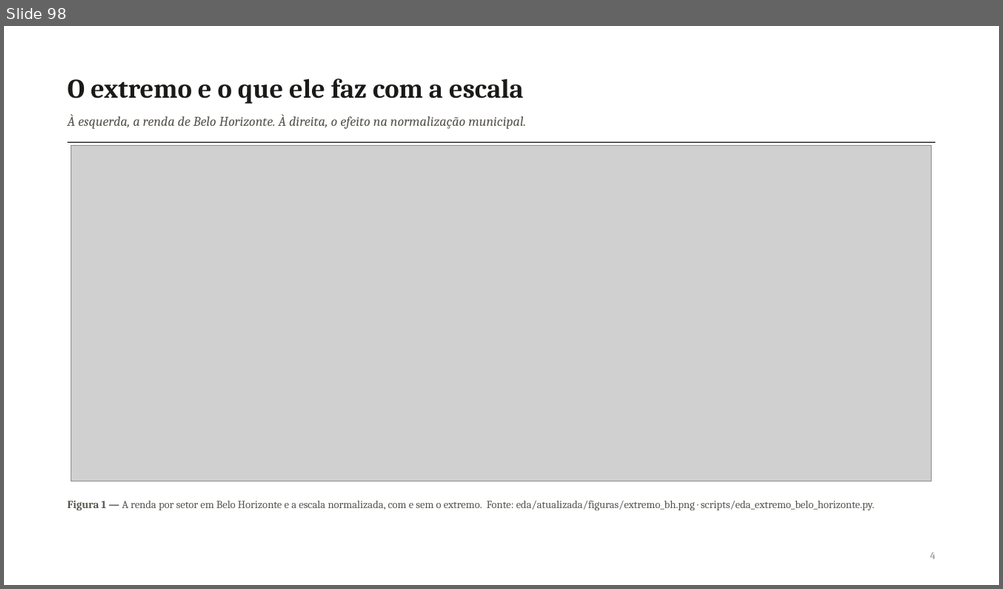
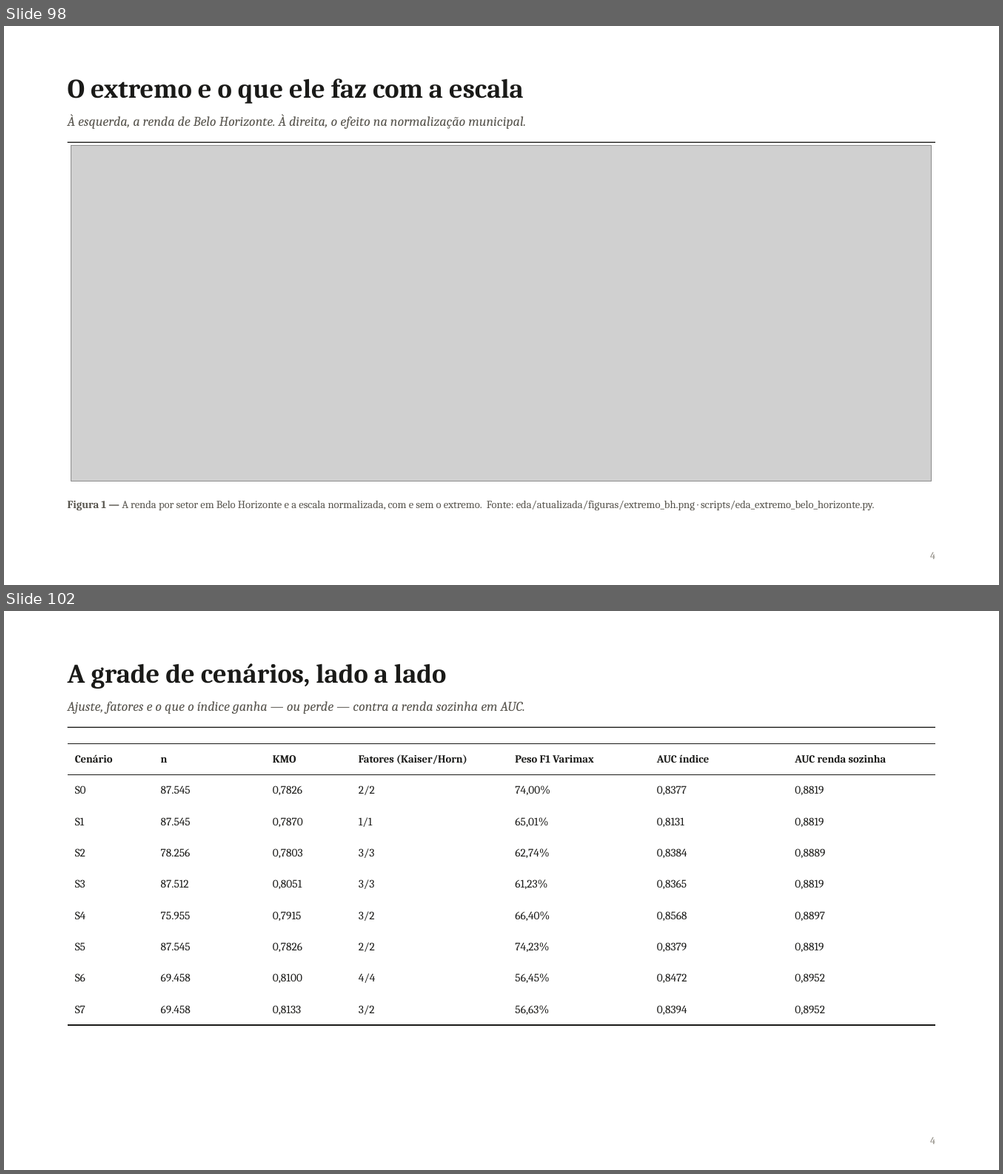
Before and after one commit to pedrinndias/Projeto_IVS_Censo, a slide deck: docs/Apresentacoes_IVS/Analise_Fatorial_NB04_2026-09.pptx. Shown one above the other, each under a label of ours: slide 98 before the commit, slides 98 and 102 after it; the slides between them are not shown. The pictures are 1003x589 and 1003x1174 pixels, drawn with LibreOffice and Linux fonts; fonts in the diff are those of the drawing; grey boxes stand for pictures. Boxes give left, top, right and bottom in pixels: in the first picture for what was removed or moved away, otherwise in the second. Text is boxed around its words. In the diff, an @@ line names an element or a change of style, - is before the commit and + after.

Commit message:
feat(apresentacao): anexa o bloco de slides da fatorial ampliada (4.2.2)
scripts/gerar_slides_fatorial_ampliada.js (novo, no padrão de
gerar_slides_extremo_bh.js/deck_comum.js): 8 slides -- divisoria; as onze
demandas e onde cada resposta esta; a matriz de Spearman ampliada
(figura); a grade de cenarios S0-S7 (n, KMO, Kaiser/Horn, peso Varimax
F1, AUC indice x renda sozinha); o plano fatorial de S6 em tres rotacoes
(figura, conferida rotulo a rotulo antes de usar); o lixo (fator proprio
por cenario e sensibilidade a excluir 1 municipio); a estrutura municipal
(postos dentro do municipio, indice supera a renda sozinha em 2 de 3
cenarios); o que fica para a orientadora decidir. Todo numero sai dos
CSVs de banco_de_dados/eda/fatorial_ampliada/ -- nenhum digitado.

Anexado ao deck real com scripts/juntar_decks.py, a partir da copia do
HEAD anterior (nunca do deck ja anexado): 98 -> 106 slides, 106 notas,
21 EXPLICAR intactas. Validador OOXML da skill pptx contra o HEAD
anterior: as mesmas 3 violacoes de ID (masters duplicados) que ja
existiam antes, zero erros novos. Os 8 slides novos renderizados um a
um (LibreOffice -> PDF -> PNG, via pypdf) e conferidos contra colisao de
texto e tabela fora da margem -- um bug pego nessa conferencia (aspas
duplas da descricao de S6 no CSV, "tudo isso", quebrando o split
ingênuo por ';') e corrigido no leitor de CSV do gerador antes deste
commit. pytest -q: 79 passed (nenhum codigo de src/ mudou).

```diff
--- a/docs/Apresentacoes_IVS/Analise_Fatorial_NB04_2026-09.pptx
+++ b/docs/Apresentacoes_IVS/Analise_Fatorial_NB04_2026-09.pptx
@@ slide 102 added at bbox=[4, 611, 999, 1170], background #FFFFFF @@
@@ text added at bbox=[68, 664, 446, 689], 26 pt, text #1A1A18, bold @@
+A grade de cenários, lado a lado
@@ text added at bbox=[68, 701, 525, 714], 13 pt, text #56534C, italic @@
+Ajuste, fatores e o que o índice ganha — ou perde — contra a renda sozinha em AUC.
@@ line added from (68, 727) to (935, 727), #1A1A18 1 pt @@
@@ table added at bbox=[68, 743, 935, 1018], 9 rows, 7 columns @@
+Cenário | n | KMO | Fatores (Kaiser/Horn) | Peso F1 Varimax | AUC índice | AUC renda sozinha
+S0 | 87.545 | 0,7826 | 2/2 | 74,00% | 0,8377 | 0,8819
+S1 | 87.545 | 0,7870 | 1/1 | 65,01% | 0,8131 | 0,8819
+S2 | 78.256 | 0,7803 | 3/3 | 62,74% | 0,8384 | 0,8889
+S3 | 87.512 | 0,8051 | 3/3 | 61,23% | 0,8365 | 0,8819
+S4 | 75.955 | 0,7915 | 3/2 | 66,40% | 0,8568 | 0,8897
+S5 | 87.545 | 0,7826 | 2/2 | 74,23% | 0,8379 | 0,8819
+S6 | 69.458 | 0,8100 | 4/4 | 56,45% | 0,8472 | 0,8952
+S7 | 69.458 | 0,8133 | 3/2 | 56,63% | 0,8394 | 0,8952
@@ text added at bbox=[930, 1138, 935, 1145], 10 pt, text #8B877E @@
+4
```
Also in this commit, not shown: 7 other slides added, 1 other file.
